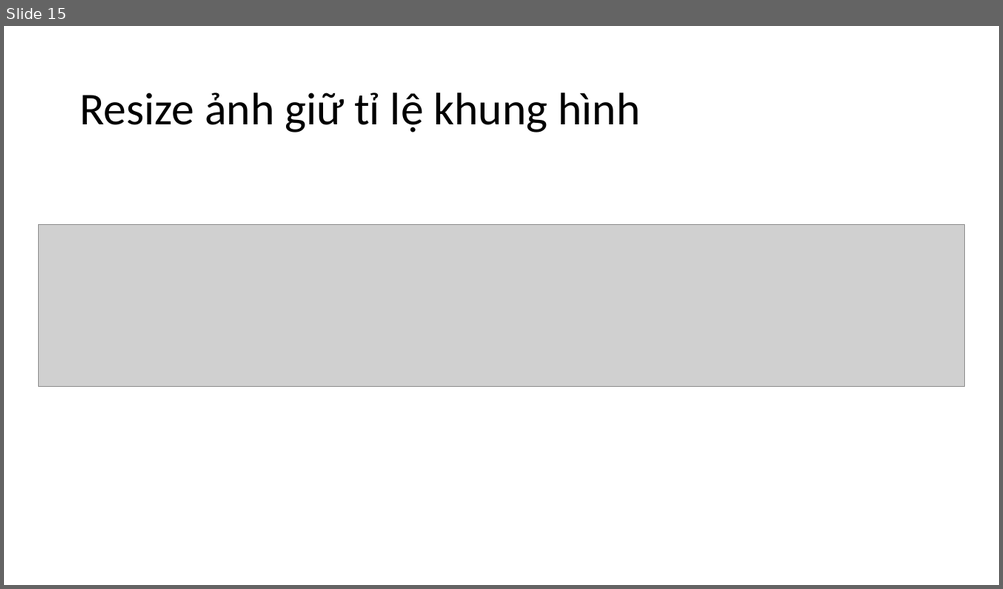
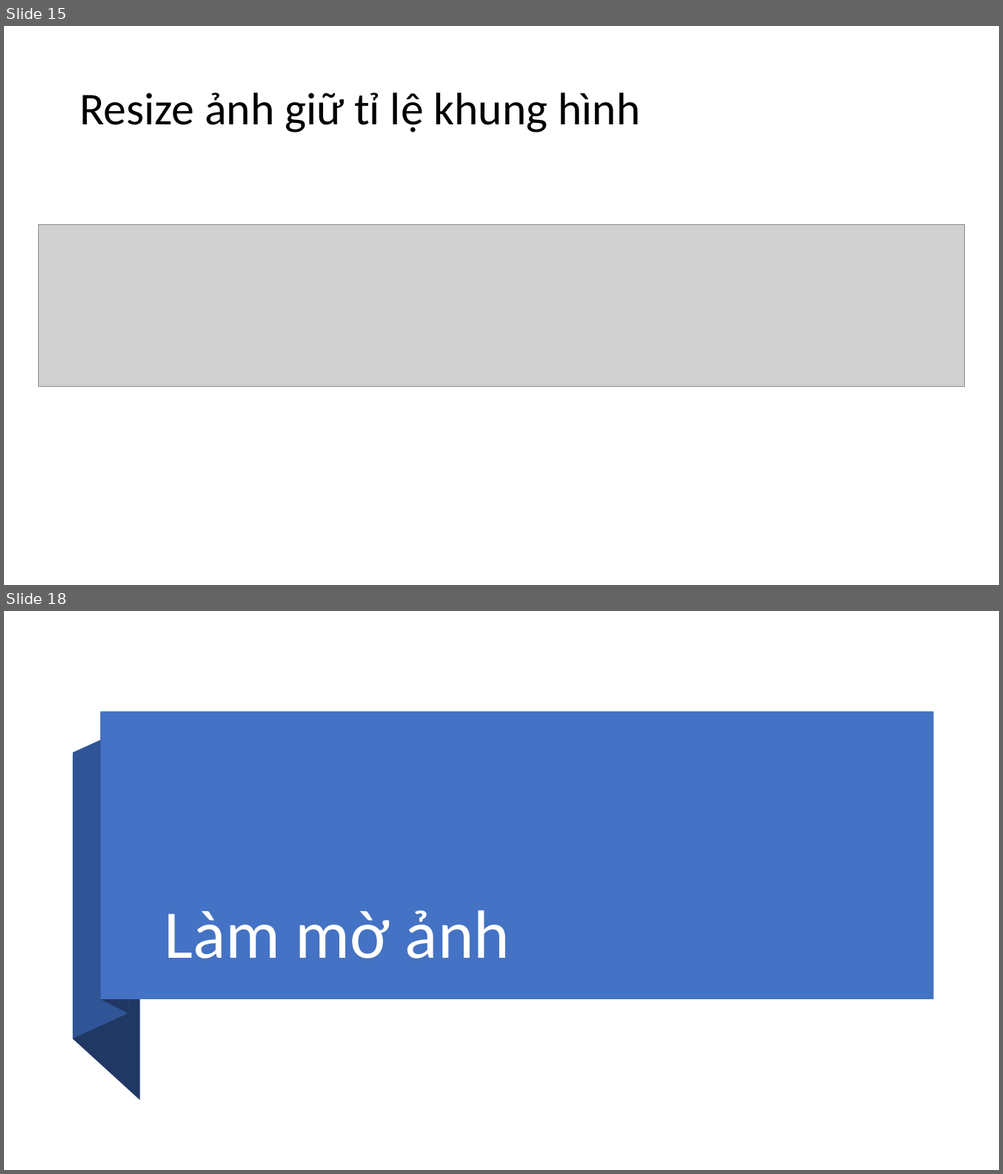
Before and after one commit to levinhhoang16/PyOpenCVCourse, a slide deck: Lecture/OpenCVCoban.pptx. Shown one above the other, each under a label of ours: slide 15 before the commit, slides 15 and 18 after it; the slides between them are not shown. The pictures are 1003x589 and 1003x1174 pixels, drawn with LibreOffice and Linux fonts; fonts in the diff are those of the drawing; grey boxes stand for pictures. Boxes give left, top, right and bottom in pixels: in the first picture for what was removed or moved away, otherwise in the second. Text is boxed around its words. In the diff, an @@ line names an element or a change of style, - is before the commit and + after.

```diff
--- a/Lecture/OpenCVCoban.pptx
+++ b/Lecture/OpenCVCoban.pptx
@@ slide 18 added at [4,611,999,1170], background #FFFFFF @@
@@ freeform shape added at [100,712,128,1014], fill #203864 @@
@@ rectangle added at [100,712,933,999], fill #4472C4 @@
@@ freeform shape added at [73,727,128,1039], fill #2F5597 @@
@@ freeform shape added at [73,755,140,1100], fill #203864 @@
@@ title added at [164,911,509,959], 66 pt, text #FFFFFF @@
+Làm mờ ảnh
```
Also in this commit, not shown: 1 slide changed, 10 other slides added, 1 other file.
